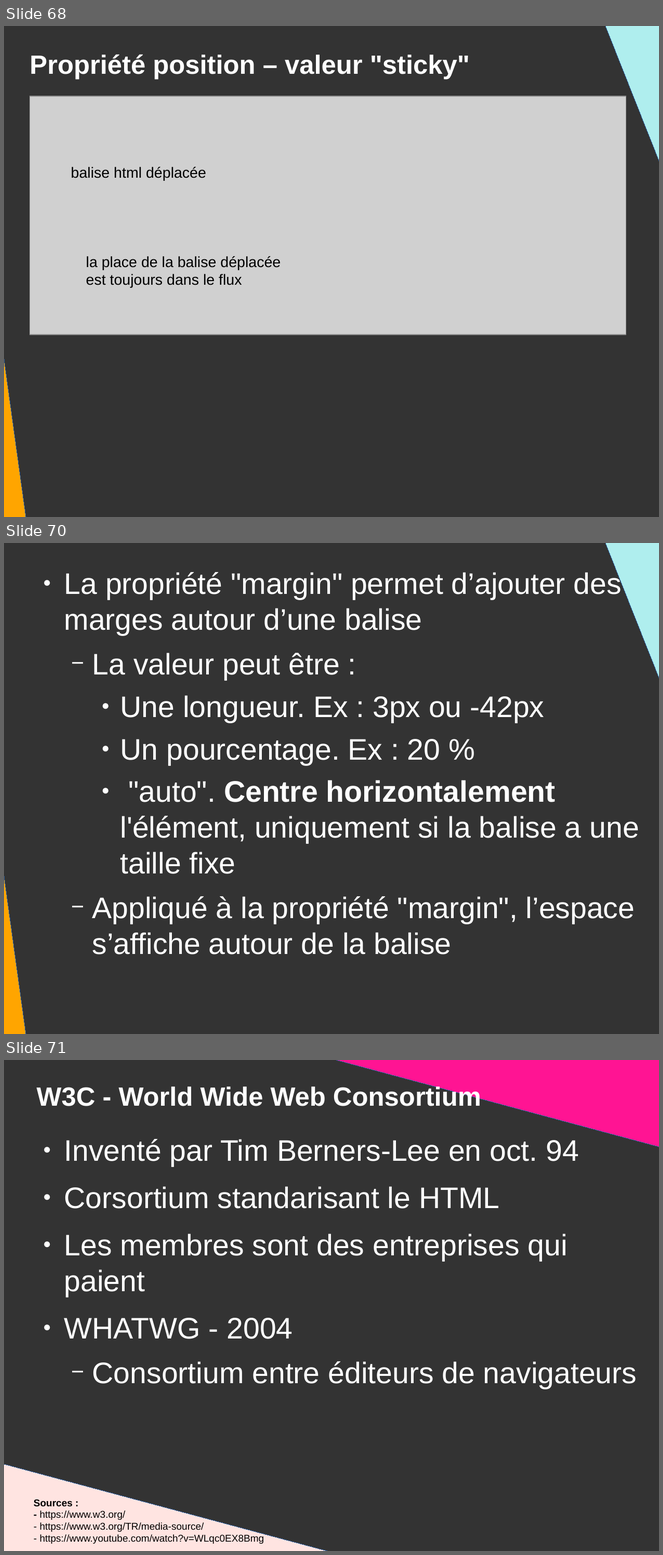
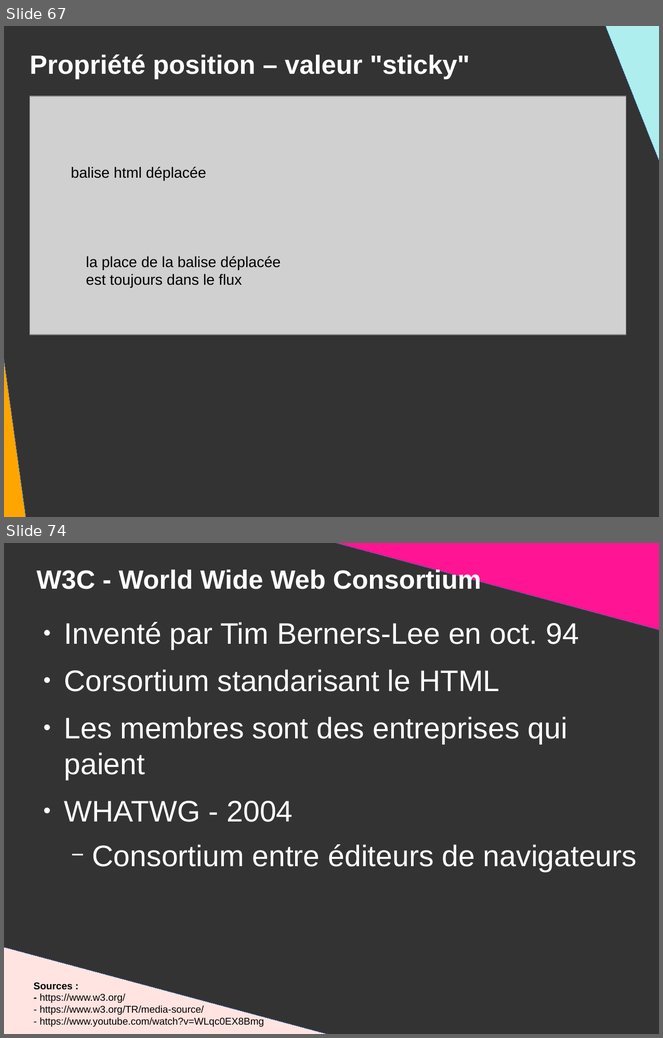
Before and after one commit to DanYellow/presentations, a slide deck: mmi/html/travaux-pratiques/numero-2/presentation.odp. Shown one above the other, each under a label of ours: slides 68, 70 and 71 before the commit, slides 67 and 74 after it; the slides between them are not shown. The pictures are 663x1555 and 663x1038 pixels, drawn with LibreOffice and Linux fonts; fonts in the diff are those of the drawing; grey boxes stand for pictures. Boxes give left, top, right and bottom in pixels: in the first picture for what was removed or moved away, otherwise in the second. Text is boxed around its words. In the diff, an @@ line names an element or a change of style, - is before the commit and + after.

```diff
--- a/mmi/html/travaux-pratiques/numero-2/presentation.odp
+++ b/mmi/html/travaux-pratiques/numero-2/presentation.odp
@@ slide 70 removed at [4,543,659,1034], background #333333 @@
@@ right triangle removed at [598,543,659,779] @@
@@ text removed at [64,571,639,955] @@
-● La propriété "margin" permet d’ajouter des marges autour d’une balise
-  − La valeur peut être :
-    ● Une longueur. Ex : 3px ou -42px
-    ● Un pourcentage. Ex : 20 %
-    ● "auto". Centre horizontalement l'élément, uniquement si la balise a une taille fixe
-  − Appliqué à la propriété "margin", l’espace s’affiche autour de la balise
@@ right triangle removed at [4,619,28,1034] @@
@@ what was slide 68 is now slide 67 @@
@@ what was slide 71 is now slide 74 @@
```
Also in this commit, not shown: 2 slides changed, 4 slides added, 6 other files.
